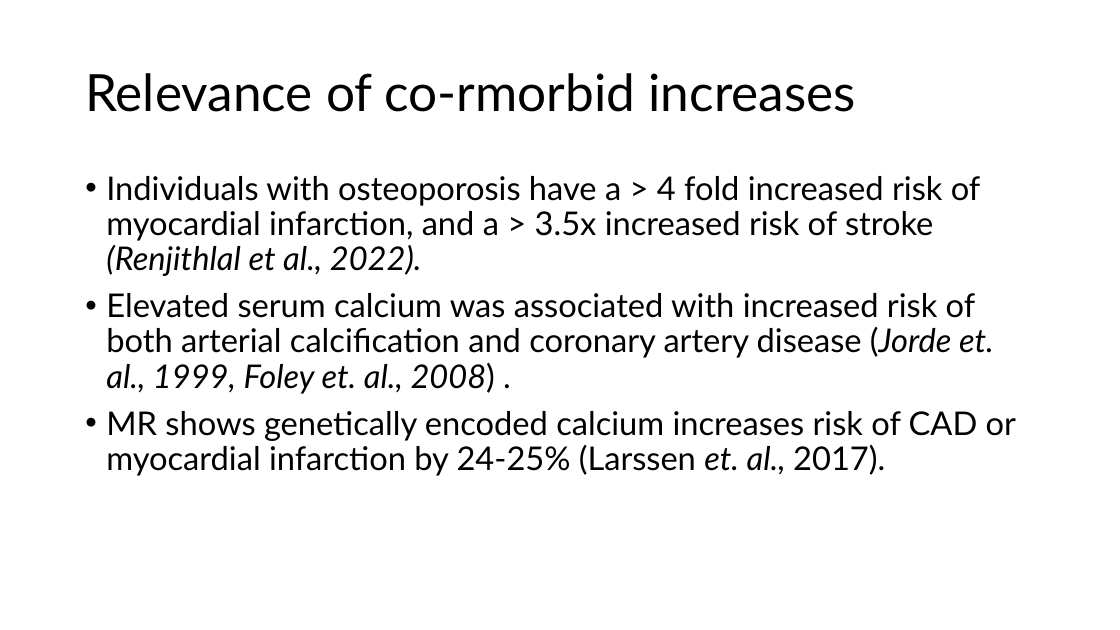
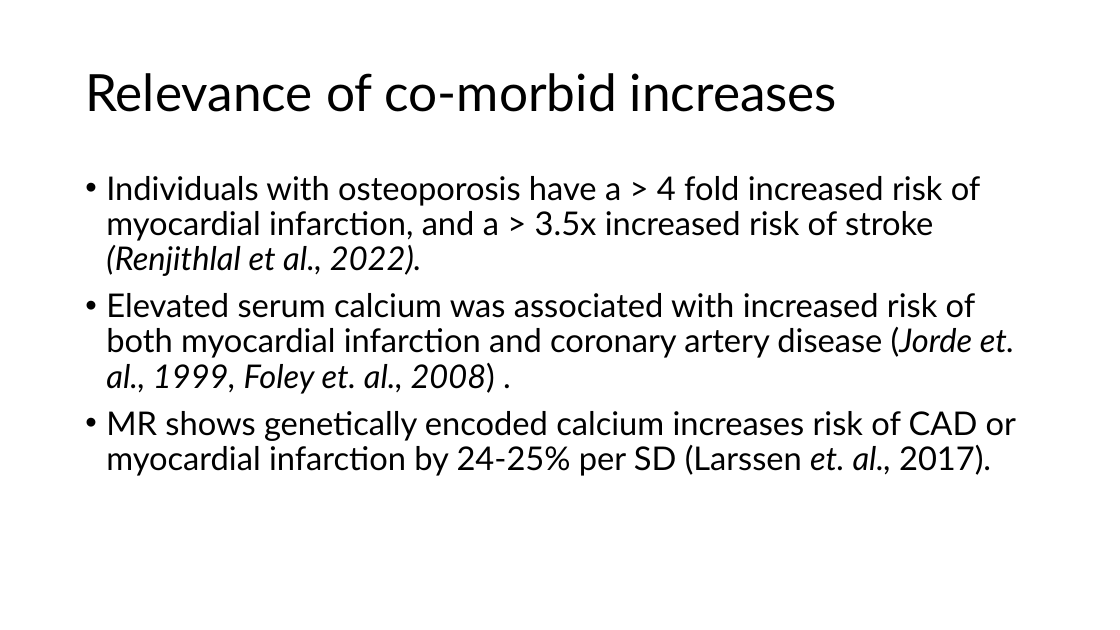
Before and after one commit to BridgesLab/PrecisionNutrition, a slide deck: slide 25 of Presentations/High Cholesterol Causes Bone Demineralization.pptx (slide 19 before the commit). Drawn at 1120x630 pixels with LibreOffice and Linux fonts; fonts in the diff are those of the drawing. Boxes give left, top, right and bottom in pixels: in the first picture for what was removed or moved away, otherwise in the second. Text is boxed around its words. In the diff, an @@ line names an element or a change of style, - is before the commit and + after.

Commit message:
Updated figures for cholesterol calcium analysis

```diff
--- a/Presentations/High Cholesterol Causes Bone Demineralization.pptx
+++ b/Presentations/High Cholesterol Causes Bone Demineralization.pptx
@@ title at bbox=[85, 73, 837, 112]: text changed @@
-Relevance of co-rmorbid increases
+Relevance of co-morbid increases
@@ text at bbox=[106, 293, 1016, 476]: text changed @@
-• Elevated serum calcium was associated with increased risk of both arterial calcification and coronary artery disease (Jorde et. al., 1999, Foley et. al., 2008) .
-• MR shows genetically encoded calcium increases risk of CAD or myocardial infarction by 24-25% (Larssen et. al., 2017).
+• Elevated serum calcium was associated with increased risk of both myocardial infarction and coronary artery disease (Jorde et. al., 1999, Foley et. al., 2008) .
+• MR shows genetically encoded calcium increases risk of CAD or myocardial infarction by 24-25% per SD (Larssen et. al., 2017).
```
Also in this commit, not shown: 4 other slides changed, 9 slides added, 2 slides removed, 2 other files.
